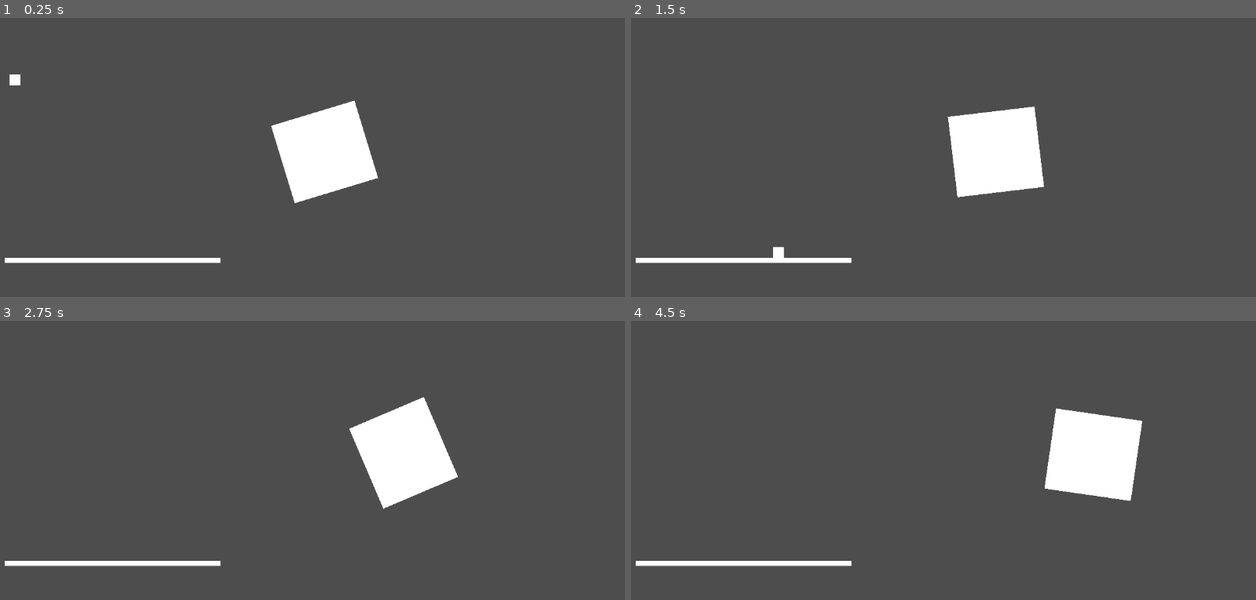
Above: before the commit, frames 1-4 (two rows, left to right).
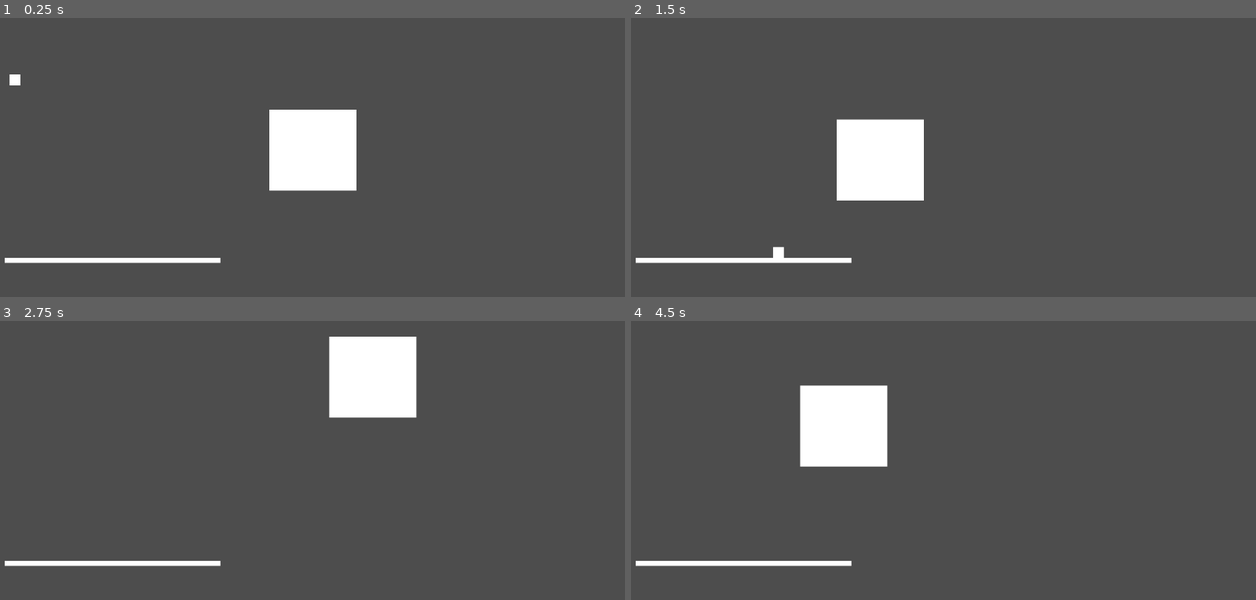
Above: after the commit, the same moments.

Repository: arrowira/dtj36
Game: Godot game, scene res://main.tscn
Two runs of this game, one before a commit and one after it. Both use one fixed random seed, a clock stepped at 60 frames per second and the inputs below.
Inputs (mouse positions are in pixels of both pictures, inside the frame that each line leads up to):
- Up to frame 1 (0.25 s): no input
- Up to frame 2 (1.5 s): tap Enter (ui_accept) at 0.5, 0.77 s; move the mouse to (1081, 135) at 0.52 s; hold Right (ui_right) from 0.53 s (still down); move the mouse to (818, 171) at 1.27 s
- Up to frame 3 (2.75 s): tap Enter (ui_accept) at 1.52 s; move the mouse to (375, 379) at 2.02 s; release Right (ui_right) at 2.03 s; hold Left (ui_left) from 2.03 s (still down)
- Up to frame 4 (4.5 s): move the mouse to (912, 527) at 2.77 s; release Left (ui_left) at 2.78 s; hold Right (ui_right) 2.78-4.28 s; tap Enter (ui_accept) at 3.02, 3.77 s; move the mouse to (1131, 507) at 3.52 s; move the mouse to (756, 404) at 4.27 s; hold Left (ui_left) from 4.28 s (still down)

The runs differ from the first frame. In frame 1, 1.5% of the frame differs, in the area x 43-61%, y 29-67%; in frame 2, 8.2%; in frame 3, 7.8%; in frame 4, 8.2%, in the area x 27-82%, y 23-65%.

Commit message:
moues smoothing

Diff:
--- a/dtj-36-proj/spot_light.gd
+++ b/dtj-36-proj/spot_light.gd
@@ -1,8 +1,8 @@
 extends Node2D
+
+@export var mouseSpeed: float = 3
 
 
 func _physics_process(delta: float) -> void:
-	look_at(get_viewport().get_mouse_position())
-	if position.x > get_viewport().get_mouse_position().x+5 or position.x < get_viewport().get_mouse_position().x-5:
-		if position.y > get_viewport().get_mouse_position().y+5 or position.y < get_viewport().get_mouse_position().y-5:
-			transform.origin.x+=1
+	var mp = get_viewport().get_mouse_position()
+	position = position.lerp(mp, delta * mouseSpeed)
--- a/dtj-36-proj/spot_light.tscn
+++ b/dtj-36-proj/spot_light.tscn
@@ -9,6 +9,7 @@
 
 [node name="spotLight" type="Node2D"]
 script = ExtResource("1_45aau")
+mouseSpeed = 6.265
 
 [node name="Area2D" type="Area2D" parent="."]
 
